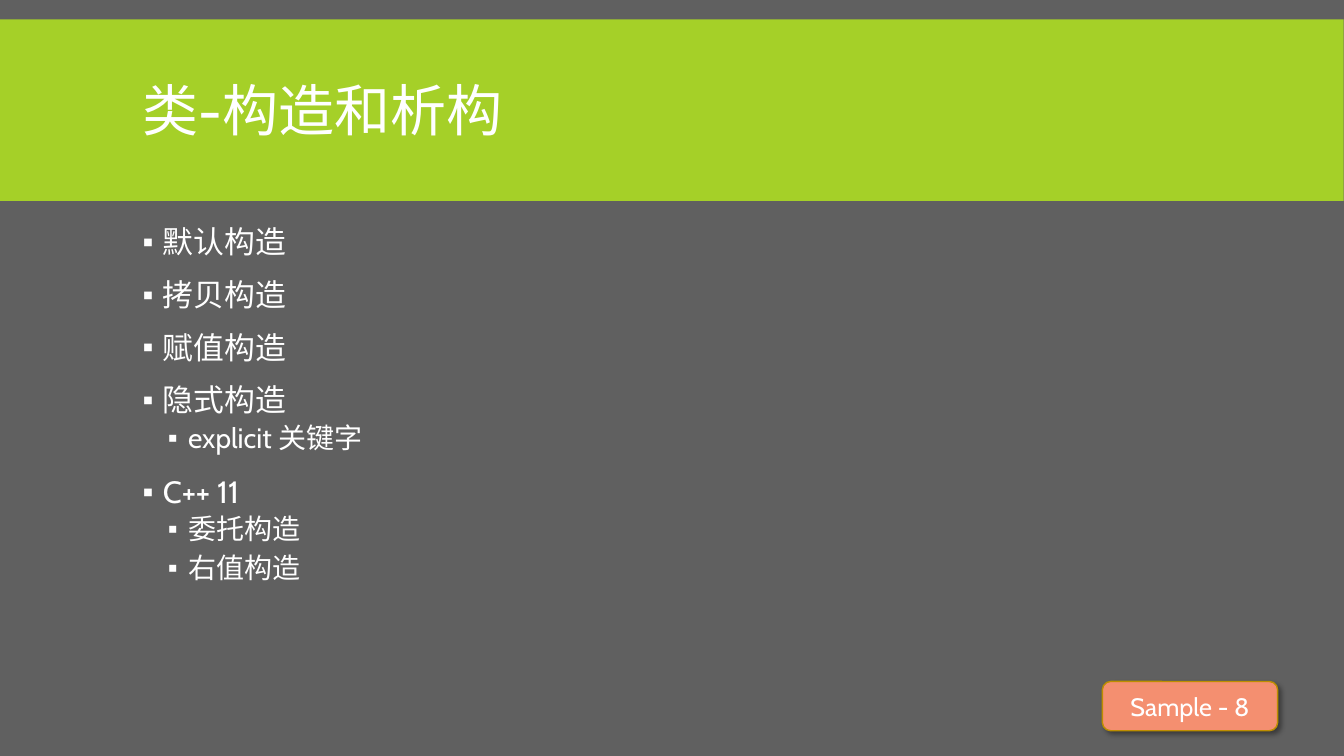
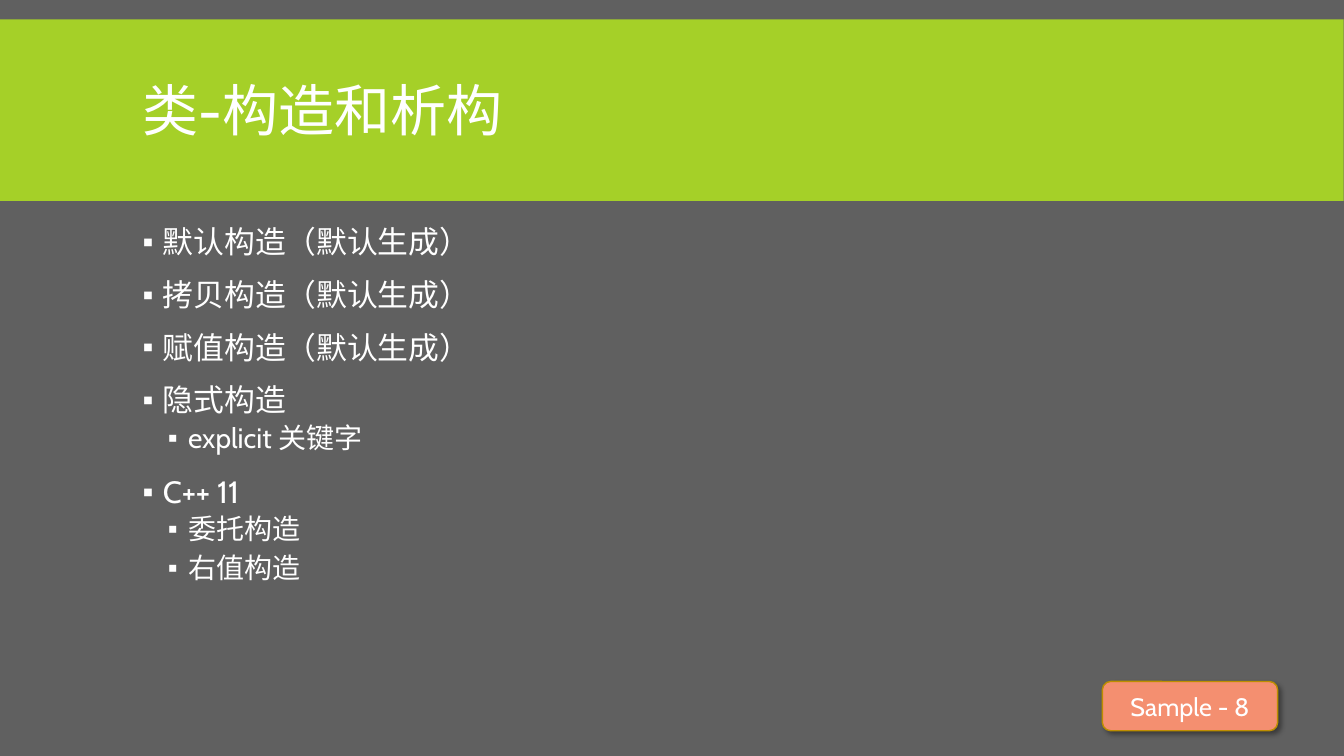
Before and after one commit to albertclass/Lessons, a slide deck: slide 29 of advance c++/courseware.pptx. Drawn at 1344x756 pixels with LibreOffice and Linux fonts; fonts in the diff are those of the drawing. Boxes give left, top, right and bottom in pixels: in the first picture for what was removed or moved away, otherwise in the second. Text is boxed around its words. In the diff, an @@ line names an element or a change of style, - is before the commit and + after.

```diff
--- a/advance c++/courseware.pptx
+++ b/advance c++/courseware.pptx
@@ text at <box>163,227,470,362</box>: text changed @@
-▪ 默认构造
-▪ 拷贝构造
-▪ 赋值构造
+▪ 默认构造（默认生成）
+▪ 拷贝构造（默认生成）
+▪ 赋值构造（默认生成）
```
Also in this commit, not shown: 4 other slides changed, 6 slides added, 3 slides removed, 5 other files.
